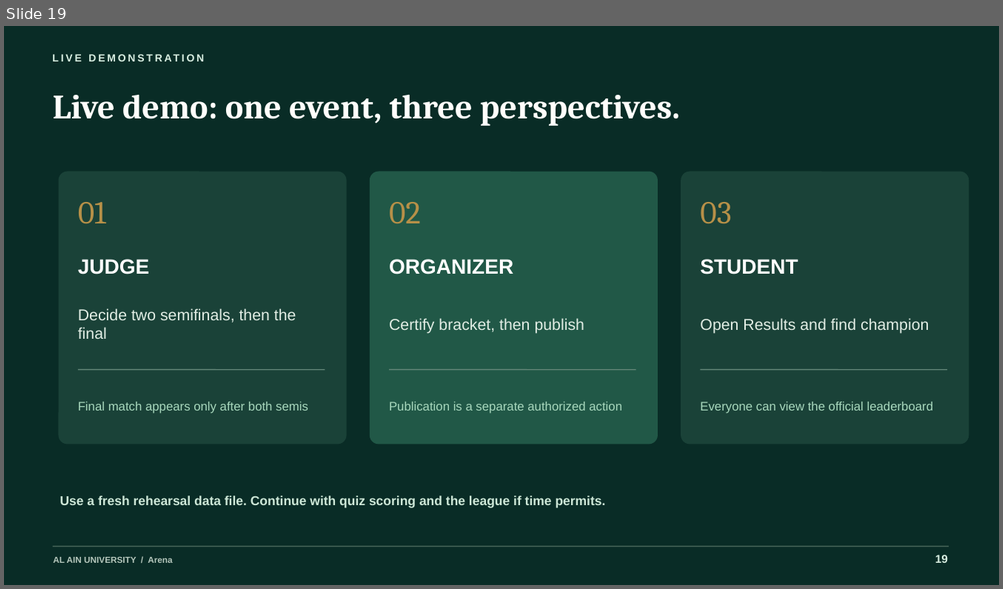
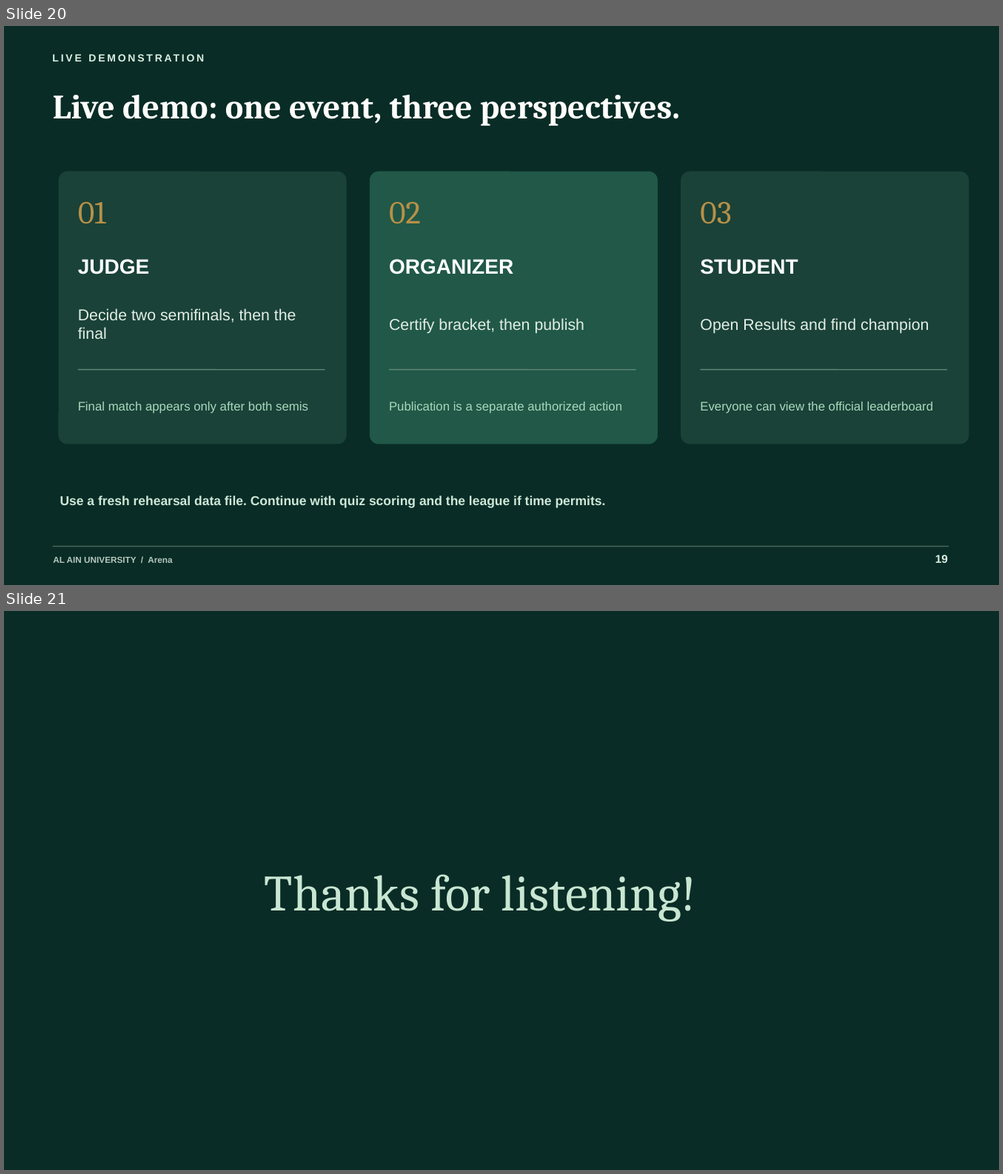
Before and after one commit to V1R3S/OOAD_CCMS, a slide deck: presentation/Arena-presentation.pptx. Shown one above the other, each under a label of ours: slide 19 before the commit, slides 20 and 21 after it. The pictures are 1003x589 and 1003x1174 pixels, drawn with LibreOffice and Linux fonts; fonts in the diff are those of the drawing. Boxes give left, top, right and bottom in pixels: in the first picture for what was removed or moved away, otherwise in the second. Text is boxed around its words. In the diff, an @@ line names an element or a change of style, - is before the commit and + after.

```diff
--- a/presentation/Arena-presentation.pptx
+++ b/presentation/Arena-presentation.pptx
@@ slide 21 added at bbox=[4, 611, 999, 1170], background #092C26 @@
@@ text added at bbox=[264, 874, 696, 922], 49 pt, text #C8E6D2 @@
+Thanks for listening!
@@ what was slide 19 is now slide 20 @@
```
Also in this commit, not shown: 4 slides changed, 4 slides removed, 18 other files.
